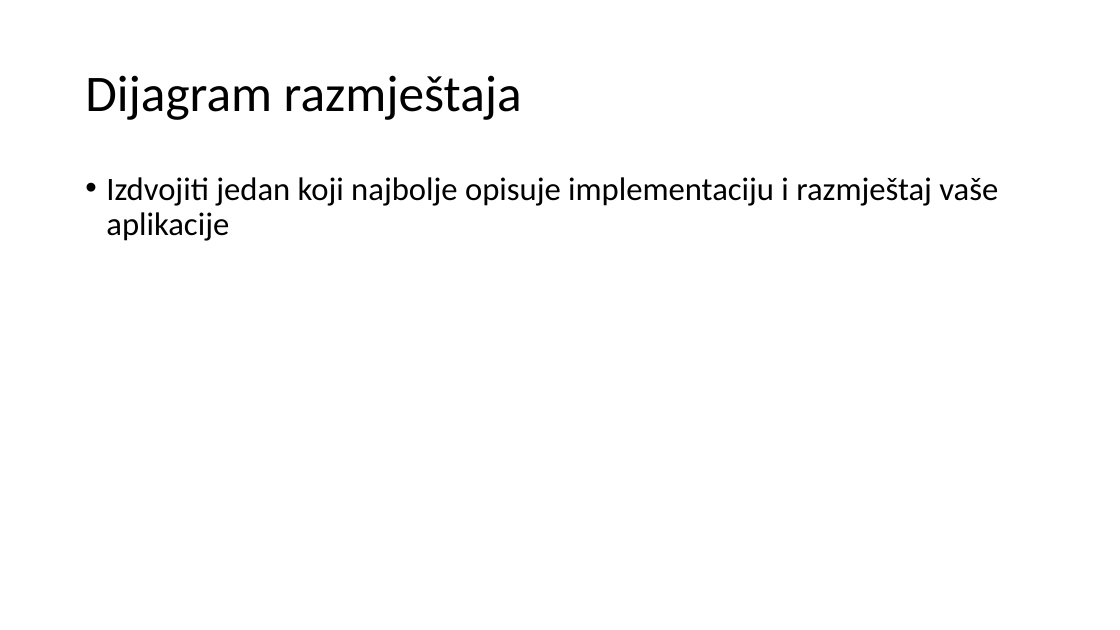
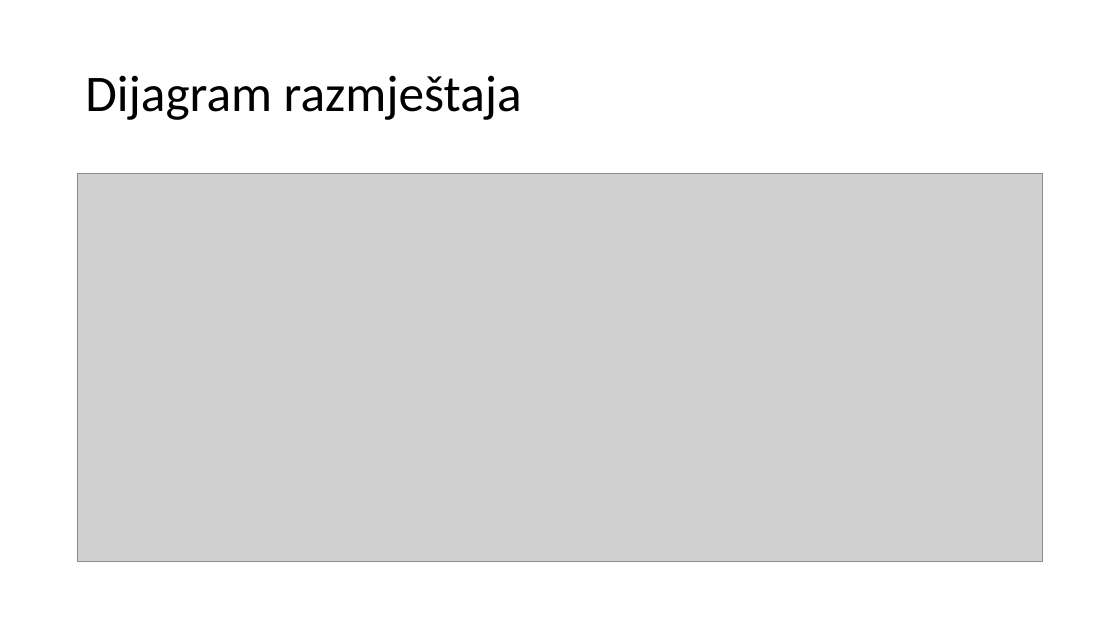
Before and after one commit to PlatnjakNikola/Web-aplikacija-za-recepte, a slide deck: slide 11 of DOKUMENTACIJA UML/OORP-8_PredložakPrezentacije.pptx. Drawn at 1120x630 pixels with LibreOffice and Linux fonts; fonts in the diff are those of the drawing; grey boxes stand for pictures. Boxes give left, top, right and bottom in pixels: in the first picture for what was removed or moved away, otherwise in the second. Text is boxed around its words. In the diff, an @@ line names an element or a change of style, - is before the commit and + after.

Commit message:
Dodan dijagram razmještaja

```diff
--- a/DOKUMENTACIJA UML/OORP-8_PredložakPrezentacije.pptx
+++ b/DOKUMENTACIJA UML/OORP-8_PredložakPrezentacije.pptx
@@ picture added at bbox=[77, 174, 1044, 562] @@
@@ text removed at bbox=[106, 177, 998, 241] @@
-• Izdvojiti jedan koji najbolje opisuje implementaciju i razmještaj vaše aplikacije
```
Also in this commit, not shown: 1 other file.
